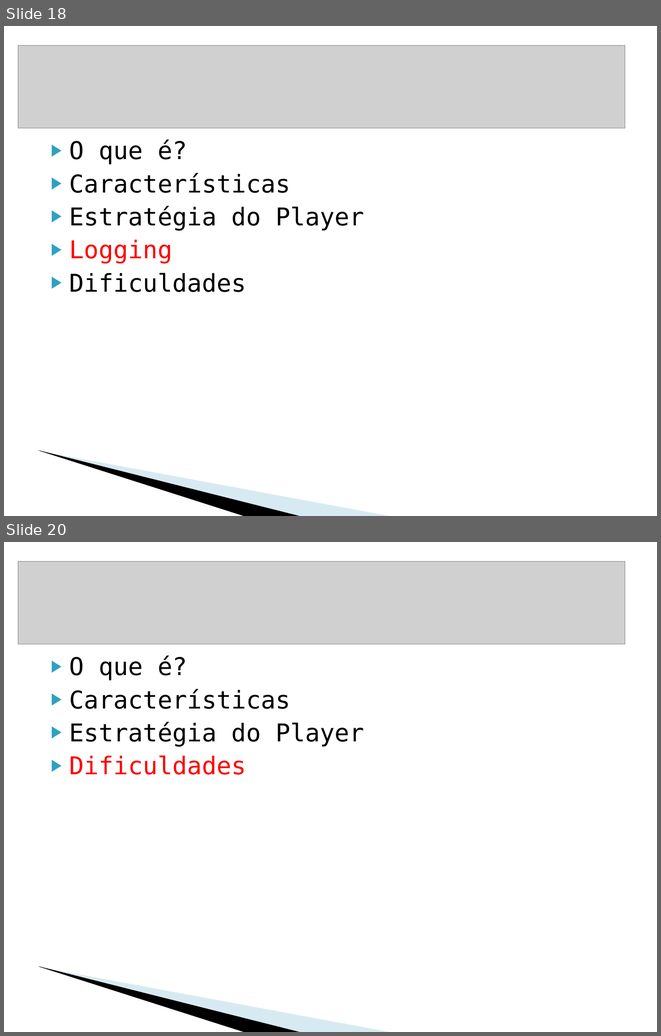
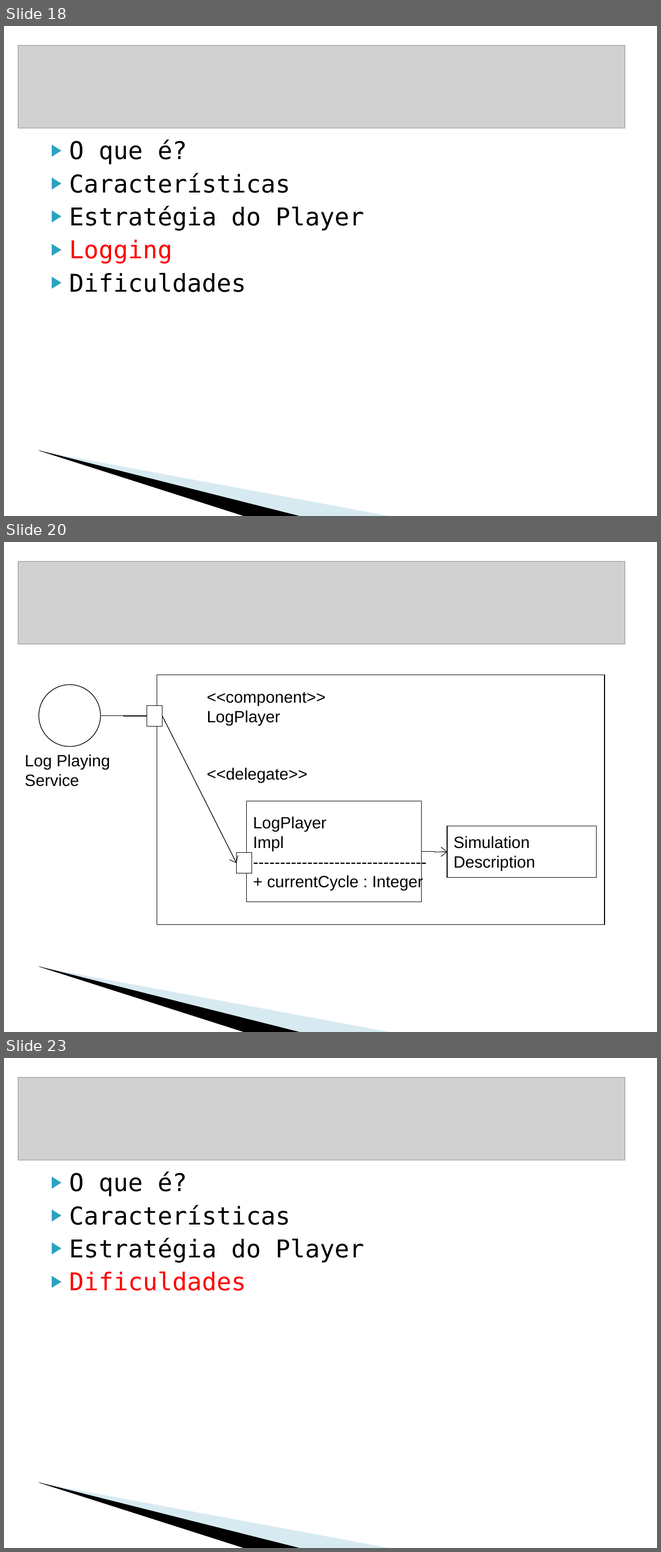
Before and after one commit to krishprince/rollerslam, a slide deck: docs/PresentationAgentes.ppt. Shown one above the other, each under a label of ours: slides 18 and 20 before the commit, slides 18, 20 and 23 after it; the slides between them are not shown. The pictures are 661x1036 and 661x1552 pixels, drawn with LibreOffice and Linux fonts; fonts in the diff are those of the drawing; grey boxes stand for pictures; background and template pictures are left out. Boxes give left, top, right and bottom in pixels: in the first picture for what was removed or moved away, otherwise in the second. Text is boxed around its words. In the diff, an @@ line names an element or a change of style, - is before the commit and + after.

```diff
--- a/docs/PresentationAgentes.ppt
+++ b/docs/PresentationAgentes.ppt
@@ slide 20 added at [4, 542, 657, 1032], background #FFFFFF; not listed: 2 template elements that a slide beside it also shows @@
@@ picture added at [18, 561, 624, 644] @@
@@ ellipse added at [38, 685, 100, 747], fill #FFFFFF, outline #000000 0.74 pt @@
@@ rectangle added at [157, 674, 604, 925], fill #FFFFFF, outline #000000 0.74 pt @@
@@ text added at [207, 692, 326, 725], 18 pt, text #000000 @@
+<<component>>
+LogPlayer
@@ elbow line added from (100, 716) to (147, 716), #000000 0.74 pt @@
@@ rectangle added at [147, 705, 162, 726], fill #FFFFFF, outline #000000 0.74 pt @@
@@ arrow added from (162, 716) to (237, 863), #000000 0.74 pt @@
@@ text added at [25, 754, 110, 786], 18 pt, text #000000 @@
+Log Playing
+Service
@@ text added at [207, 767, 308, 782], 18 pt, text #000000 @@
+<<delegate>>
@@ rectangle added at [247, 801, 422, 902], fill #FFFFFF, outline #000000 0.74 pt, 18 pt, text #000000 @@
+LogPlayer
+Impl
+--------------------------------
++ currentCycle : Integer
@@ rectangle added at [448, 826, 596, 877], fill #FFFFFF, outline #000000 0.74 pt, 18 pt, text #000000 @@
+Simulation
+Description
@@ rectangle added at [237, 853, 252, 874], fill #FFFFFF, outline #000000 0.74 pt @@
@@ elbow arrow added from (421, 852) to (448, 852), #000000 0.74 pt @@
@@ what was slide 20 is now slide 23 @@
```
Also in this commit, not shown: 12 slides changed, 4 other slides added, 2 slides removed.
